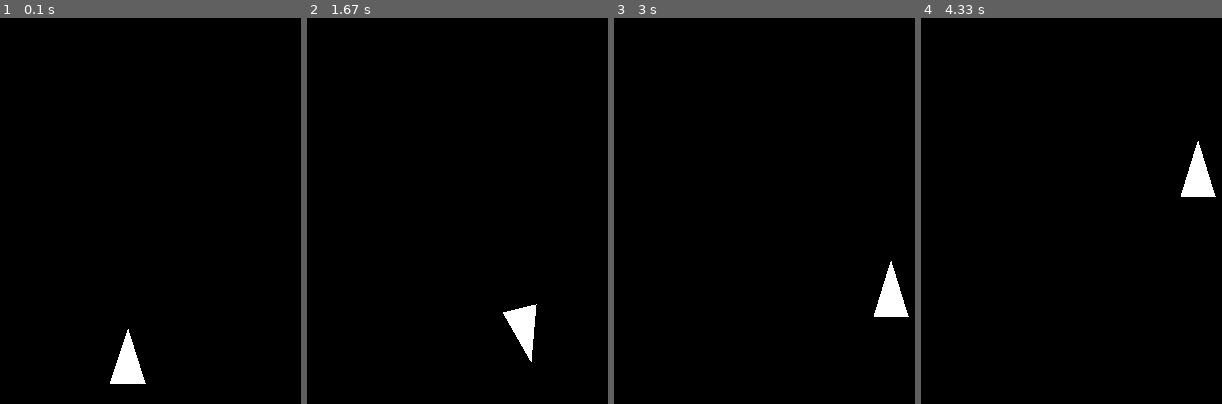
Above: before the commit, frames 1-4 (left to right).
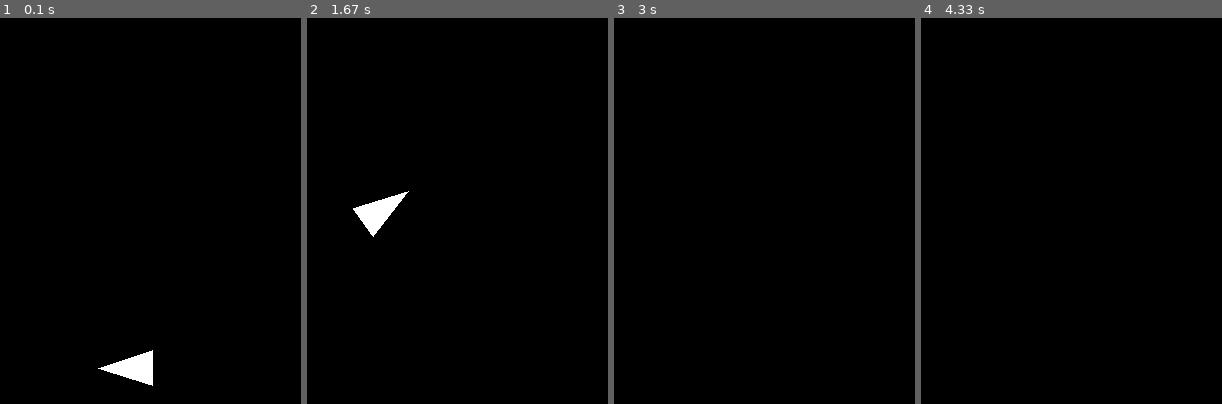
Above: after the commit, the same moments.

Repository: paulmouzas/pygame-playground
Game: pygame game, started from spaceship.py
The game is run twice, just before and just after one commit, with the same random seed, the same clock (stepped at 60 frames per second) and the same inputs. The source is Python 2; it was converted automatically to run under Python 3.
Inputs:
- Up to frame 1 (0.1 s): no input
- Up to frame 2 (1.67 s): hold Right 0.33-0.8 s; hold Up 0.83-1.13 s; hold Right 1.17-1.63 s
- Up to frame 3 (3 s): hold Left 1.67-2.2 s; hold Left 2.23-2.63 s
- Up to frame 4 (4.33 s): no input

The runs differ from the first frame. In frame 1, 0.8% of the frame differs, in the area x 32-51%, y 80-96%; in frame 2, 1.7%, in the area x 15-77%, y 44-90%; in frame 3, 0.9%; in frame 4, 0.9%.

Commit message:
add asteroids like movement to spaceship.py

Diff:
--- a/spaceship.py
+++ b/spaceship.py
@@ -12,23 +12,34 @@
 
 running = True
 
+def addVectors((angle1, length1), (angle2, length2)):
+    x  = math.sin(angle1) * length1 + math.sin(angle2) * length2
+    y  = math.cos(angle1) * length1 + math.cos(angle2) * length2
+
+    angle = 0.5 * math.pi - math.atan2(y, x)
+    length  = math.hypot(x, y)
+
+    return (angle, length)
+
 def draw_spaceship(x, y, angle):
     magnitude = 30
-    p1_angle = math.radians(angle)
-    p2_angle = math.radians(angle) + math.radians(145)
-    p3_angle = math.radians(angle) - math.radians(145)
+    p1_angle = angle
+    p2_angle = angle + math.radians(145)
+    p3_angle = angle - math.radians(145)
     p1 = (math.cos(p1_angle) * magnitude + x, -math.sin(p1_angle) * magnitude + y)
     p2 = (math.cos(p2_angle) * magnitude + x, -math.sin(p2_angle) * magnitude + y)
     p3 = (math.cos(p3_angle) * magnitude + x, -math.sin(p3_angle) * magnitude + y)
 
     pygame.draw.polygon(screen, white, [p1, p2, p3])
 
-angle = 90
+angle = math.pi
 angle_change = 0
+trajectory_angle = angle
 
 x, y = 350, 350
 
-speed = 1
+speed = 0
+thrust = 0
 
 while running:
 
@@ -37,21 +48,29 @@
             running = False
         if event.type == pygame.KEYDOWN:
             if event.key == pygame.K_LEFT:
-                angle_change = 2
+                angle_change = .03
             elif event.key == pygame.K_RIGHT:
-                angle_change = -2
+                angle_change = -.03
+            elif event.key == pygame.K_UP:
+                thrust = .1
         if event.type == pygame.KEYUP:
             if event.key == pygame.K_LEFT:
                 angle_change = 0
             elif event.key == pygame.K_RIGHT:
                 angle_change = 0
+            elif event.key == pygame.K_UP:
+                thrust = 0
 
 
     screen.fill(black)
 
     angle += angle_change
-    x += math.cos(math.radians(angle)) * speed
-    y -= math.sin(math.radians(angle)) * speed
+
+    trajectory_angle, speed = addVectors((trajectory_angle, speed), (angle,
+        thrust))
+
+    x += math.cos(trajectory_angle) * speed
+    y -= math.sin(trajectory_angle) * speed
 
     draw_spaceship(x, y, angle)
 
